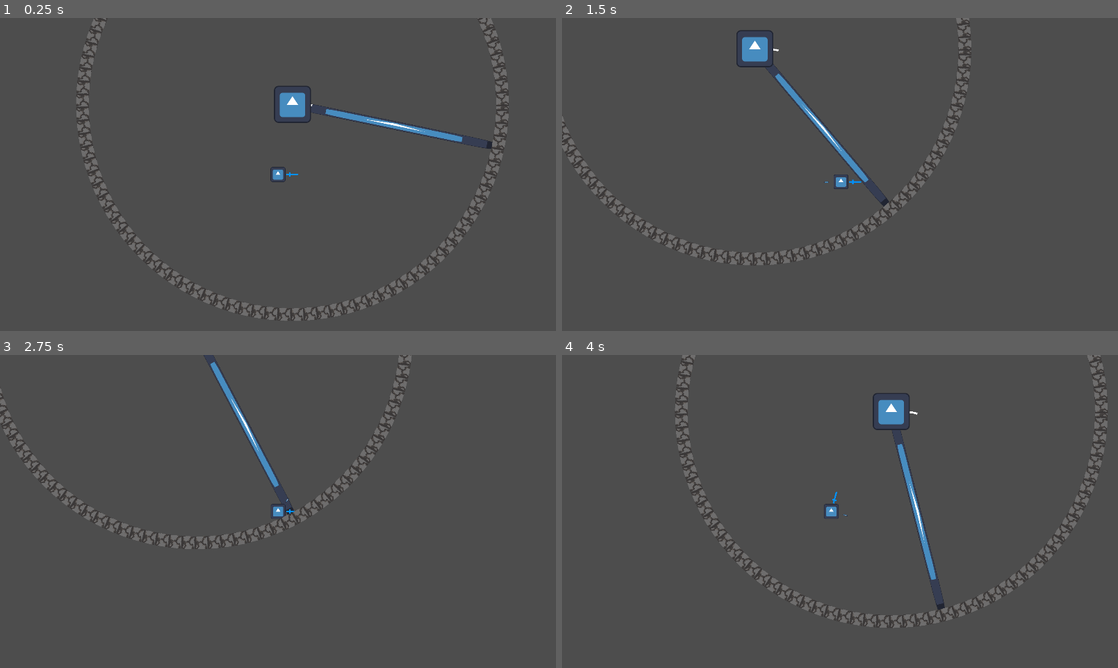
Above: before the commit, frames 1-4 (two rows, left to right).
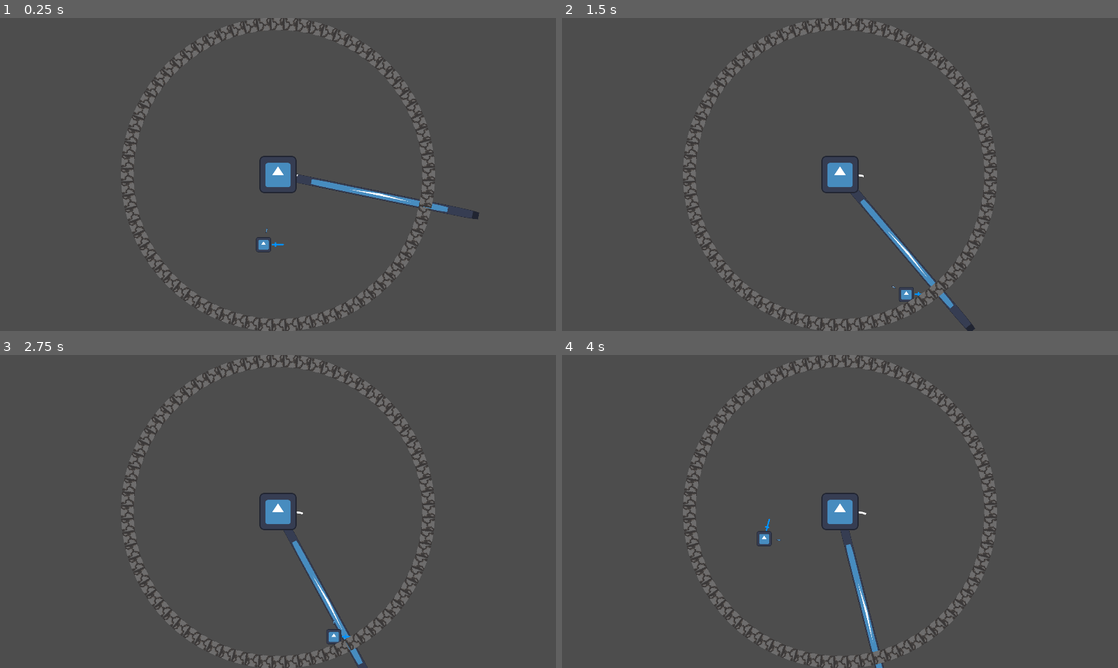
Above: after the commit, the same moments.

Repository: hsandt/boss-rush-jam-2025
Game: Godot game, scene res://scenes/worlds/boss_stage1_level_test.tscn
The game is run twice, just before and just after one commit, with the same random seed, the same clock (stepped at 60 frames per second) and the same inputs. The engine's default icon, where the game draws it, is replaced by a stand-in: a white triangle on a blue panel in a dark square.
Inputs (mouse positions are in pixels of both pictures, inside the frame that each line leads up to):
- Up to frame 1 (0.25 s): no input
- Up to frame 2 (1.5 s): move the mouse to (962, 158) at 0.52 s; hold D (right) 0.53-1.28 s; tap . (app_next_resolution) at 0.6 s; move the mouse to (728, 190) at 1.27 s; hold S (down) from 1.28 s (still down); tap , (app_prev_resolution) at 1.35 s
- Up to frame 3 (2.75 s): move the mouse to (333, 442) at 2.02 s; release S (down) at 2.03 s; hold D (right) from 2.03 s (still down); tap Space (dash) at 2.1 s
- Up to frame 4 (4 s): move the mouse to (812, 574) at 2.77 s; release D (right) at 2.78 s; hold W (up) 2.78-3.53 s; right-click (812, 574) at 2.85 s; move the mouse to (1006, 558) at 3.52 s; hold A (left) from 3.53 s (still down); click (1006, 558) at 3.6 s

The runs differ from the first frame. In frame 1, 7.5% of the frame differs, in the area x 13-92%, y 0-100%; in frame 2, 6.9%; in frame 3, 6.4%; in frame 4, 7.5%.
Error in both runs: Modulo by zero error in operator '%'. (res://globals/AppManager.gd:261)

Commit message:
[Level][Camera] Decreased arena size to fit in 1080p and moved camera outside Player, in boss 1 level (test) for fixed camera

Diff:
--- a/scenes/player/player.tscn
+++ b/scenes/player/player.tscn
@@ -101,8 +101,4 @@
 wait_time = 0.2
 one_shot = true
 
-[node name="Camera2D" type="Camera2D" parent="."]
-position_smoothing_enabled = true
-position_smoothing_speed = 15.0
-
 [connection signal="timeout" from="Timers/Dash/For" to="." method="_on_dash_for_timeout"]
--- a/scenes/worlds/boss_stage1_level_test.tscn
+++ b/scenes/worlds/boss_stage1_level_test.tscn
@@ -14,3 +14,9 @@
 
 [node name="RingWallGenerator" parent="." instance=ExtResource("3_mqfqo")]
 wall_segment_scene = ExtResource("4_tm174")
+wall_radius = 520.0
+angle_step = 0.0872665
+
+[node name="Camera2D" type="Camera2D" parent="."]
+position_smoothing_enabled = true
+position_smoothing_speed = 15.0
